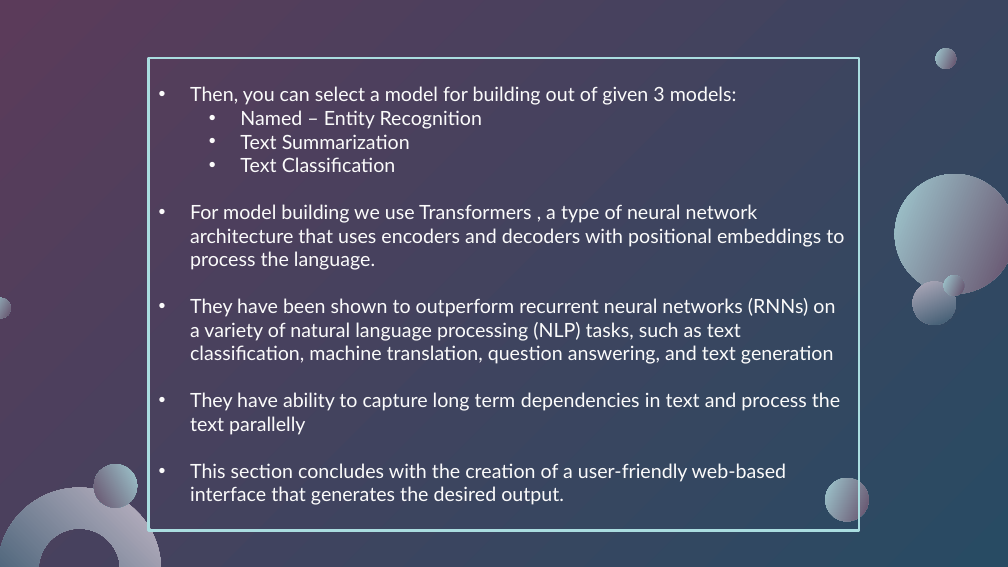
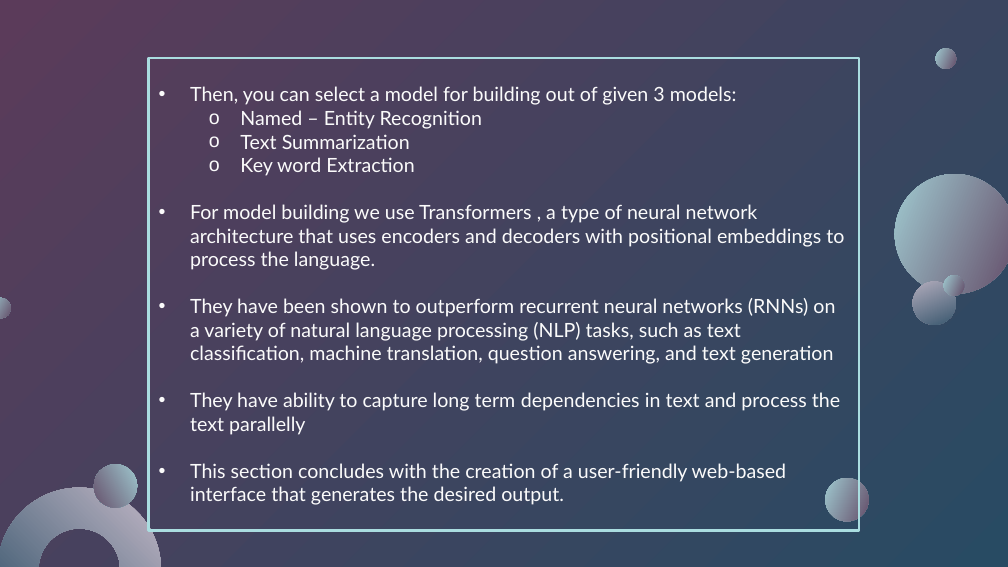
Before and after one commit to Naveen-004/NLP-assist, a slide deck: slide 13 of docs/NLP assist v5.pptx. Drawn at 1008x567 pixels with LibreOffice and Linux fonts; fonts in the diff are those of the drawing; background and template pictures are left out. Boxes give left, top, right and bottom in pixels: in the first picture for what was removed or moved away, otherwise in the second. Text is boxed around its words. In the diff, an @@ line names an element or a change of style, - is before the commit and + after.

```diff
--- a/docs/NLP assist v5.pptx
+++ b/docs/NLP assist v5.pptx
@@ subtitle at (x1=240, y1=157, x2=414, y2=176): text changed @@
-  • Text Classification
+  o Key word Extraction
```
Also in this commit, not shown: 5 other slides changed, 1 other file.
